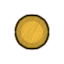
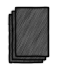
Before/after of a (64, 64) layered artwork. What changed in the layer stack:
hid group "Coins" (6 layers) over [14, 13, 50, 51]
showed group "DiscardPile" (1st of 2) (3 layers) over [7, 5, 50, 64]
